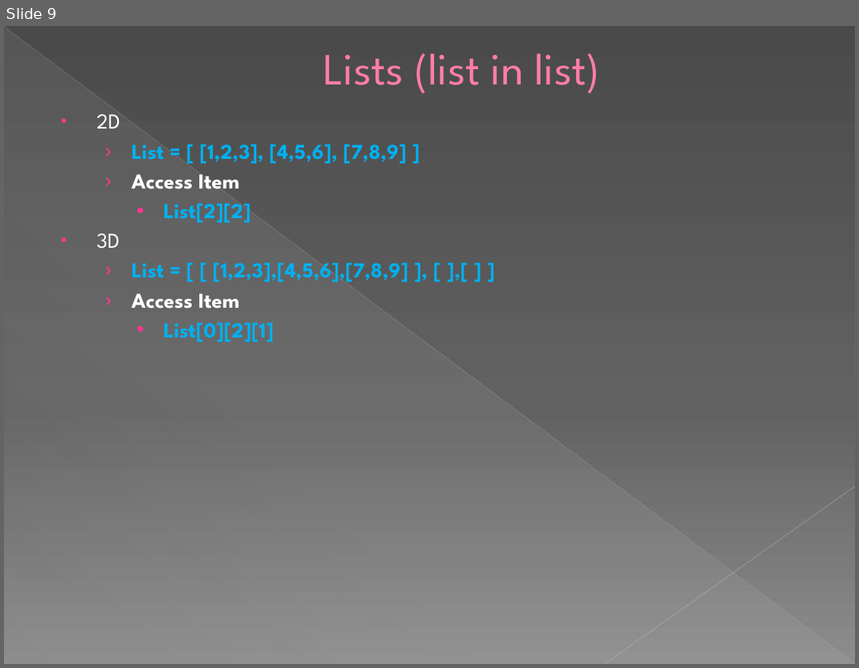
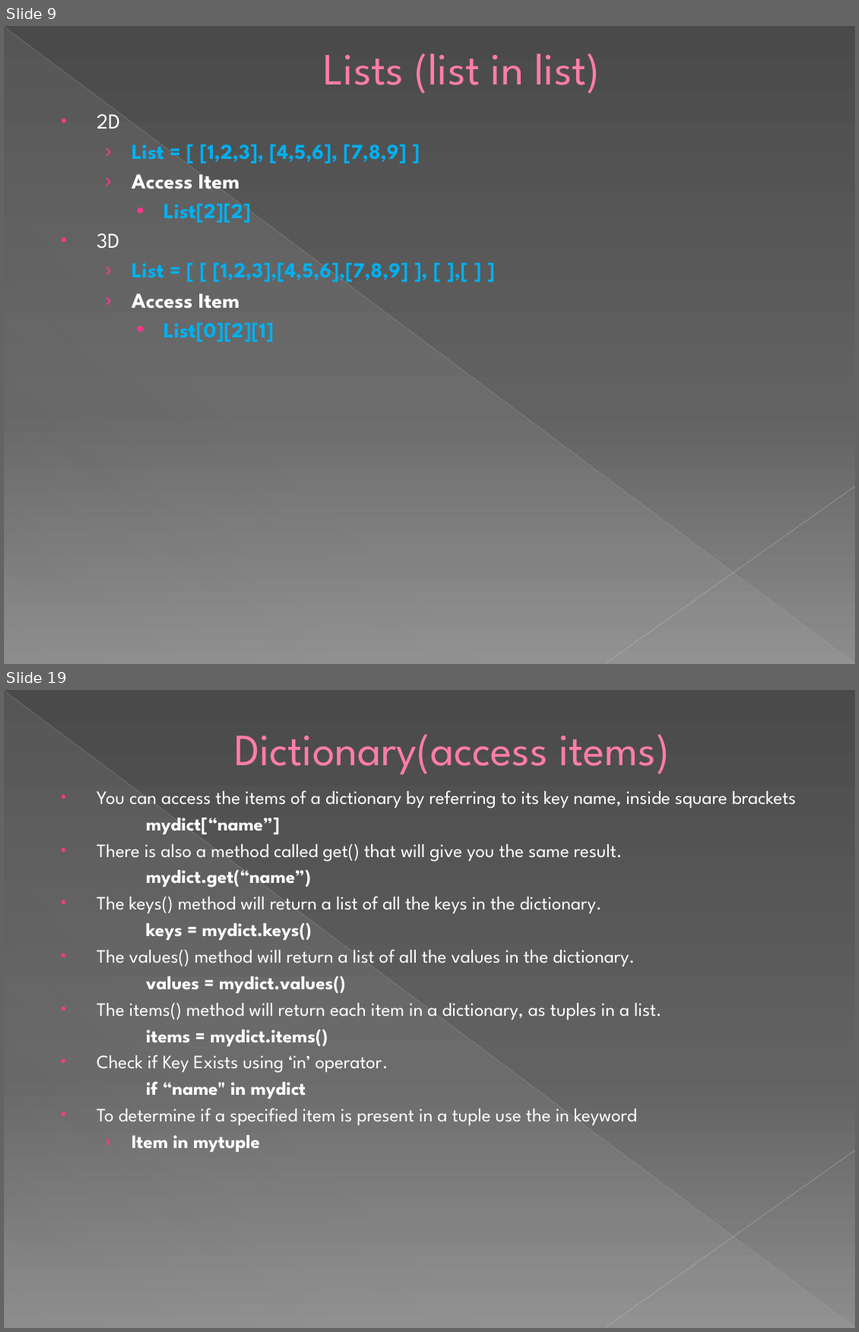
Before and after one commit to AsipiRavi2/pythonforbeginners, a slide deck: module3/Module3.pptx. Shown one above the other, each under a label of ours: slide 9 before the commit, slides 9 and 19 after it; the slides between them are not shown. The pictures are 859x668 and 859x1332 pixels, drawn with LibreOffice and Linux fonts; fonts in the diff are those of the drawing. Boxes give left, top, right and bottom in pixels: in the first picture for what was removed or moved away, otherwise in the second. Text is boxed around its words. In the diff, an @@ line names an element or a change of style, - is before the commit and + after.

```diff
--- a/module3/Module3.pptx
+++ b/module3/Module3.pptx
@@ slide 19 added at <box>4,690,855,1328</box>, background gradient #4A4A4A to #626262 to #8C8C8C; not listed: 3 template elements that a slide beside it also shows @@
@@ title added at <box>234,734,670,774</box>, 37.8 pt, text #FF7DA7 @@
+Dictionary(access items)
@@ text added at <box>97,790,796,1152</box>, 16 pt, text #FFFFFF @@
+• You can access the items of a dictionary by referring to its key name, inside square brackets
+mydict[“name”]
+• There is also a method called get() that will give you the same result.
+mydict.get(“name”)
+• The keys() method will return a list of all the keys in the dictionary.
+keys = mydict.keys()
+• The values() method will return a list of all the values in the dictionary.
+values = mydict.values()
+• The items() method will return each item in a dictionary, as tuples in a list.
+items = mydict.items()
+• Check if Key Exists using ‘in’ operator.
+if “name" in mydict
+• To determine if a specified item is present in a tuple use the in keyword
+  › Item in mytuple
```
Also in this commit, not shown: 4 slides changed, 8 other slides added, 2 other files.
